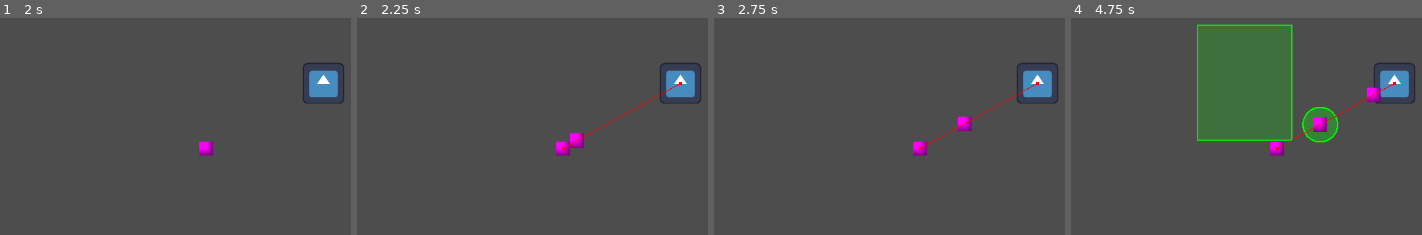
Above: before the commit, frames 1-4 (left to right).
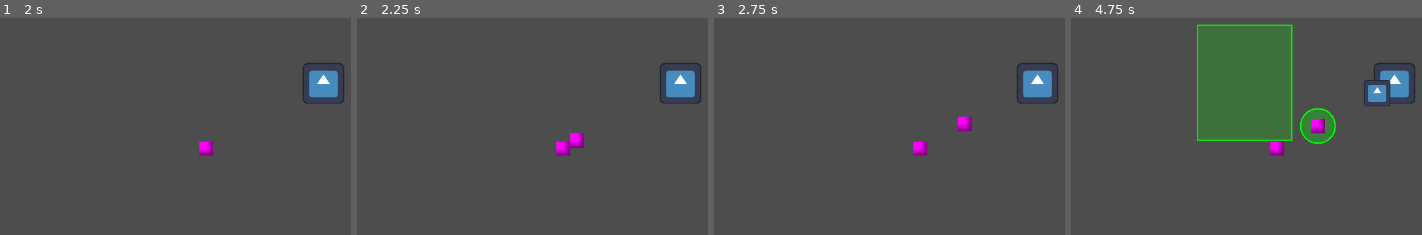
Above: after the commit, the same moments.

Repository: maurice-borys/BathGameJam2025
Game: Godot game, scene res://Will/test_scene.tscn
Same seed, same stepped clock (60 frames per second), same inputs: the game is played once before the commit and once after it. The engine's default icon, where the game draws it, is replaced by a stand-in: a white triangle on a blue panel in a dark square.
Inputs (mouse positions are in pixels of both pictures, inside the frame that each line leads up to):
- Up to frame 1 (2 s): tap Enter at 0.5 s; move the mouse to (outside the picture) at 0.52 s; hold D 0.53-1.25 s; click (outside the picture) at 0.6 s; tap Space at 1.25 s; drag from (87, 159) to (207, 226) at 1.27 s
- Up to frame 2 (2.25 s): move the mouse to (564, 148) at 2.02 s; hold D from 2.03 s (still down); click (564, 148) at 2.1 s
- Up to frame 3 (2.75 s): keep holding D
- Up to frame 4 (4.75 s): release D at 2.75 s; drag from (1278, 226) to (1078, 70) at 2.77 s; move the mouse to (outside the picture) at 3.52 s; hold A 3.53-4.25 s; click (outside the picture) at 3.6 s; drag from (1292, 139) to (1197, 24) at 4.27 s

Frame 1 is identical in both runs. In frame 2, 0.2% of the frame differs, in the area x 58-93%, y 29-61%; in frame 3, 0.2%; in frame 4, 1.5%, in the area x 58-93%, y 28-61%.

Commit message:
swarming

Diff:
--- a/jamjourney/Will/grunt.gd
+++ b/jamjourney/Will/grunt.gd
@@ -5,6 +5,9 @@
 
 @onready var nav_agent: NavigationAgent2D = $NavAgent
 @onready var nav_timer: Timer = $NavTimer
+@onready var sprite: Sprite2D = $Sprite
+@export var godottexture: Texture2D
+
 var target: Node2D
 
 var is_selected = false
@@ -16,10 +19,21 @@
 	nav_agent.target_position = target.global_position
 
 func _physics_process(delta: float) -> void:
+	if nav_agent.is_target_reached():
+		velocity = Vector2.ZERO
+		### turn off reacting to avoidance when attacking
+		nav_agent.set_avoidance_mask_value(0b10, false)
+		sprite.texture = godottexture
+		sprite.scale = Vector2(0.3,0.3)
+		return
+
+	nav_agent.set_avoidance_mask_value(0b10, true)
+	sprite.texture = PlaceholderTexture2D.new()
+
+
 	if nav_agent.is_navigation_finished():
 		return
 
-	# Get the next path position
 	var next_path_position = nav_agent.get_next_path_position()
 	var direction = global_position.direction_to(next_path_position)
 
--- a/jamjourney/Will/grunt.tscn
+++ b/jamjourney/Will/grunt.tscn
@@ -1,6 +1,7 @@
-[gd_scene load_steps=5 format=3 uid="uid://ymppe0fju62a"]
+[gd_scene load_steps=6 format=3 uid="uid://ymppe0fju62a"]
 
 [ext_resource type="Script" uid="uid://ctvvqfohxcmda" path="res://Will/grunt.gd" id="1_dsrx1"]
+[ext_resource type="Texture2D" uid="uid://bvxbe0wqihhwo" path="res://icon.svg" id="2_gtcv5"]
 
 [sub_resource type="CircleShape2D" id="CircleShape2D_oejt3"]
 
@@ -12,11 +13,17 @@
 collision_layer = 2
 collision_mask = 7
 script = ExtResource("1_dsrx1")
+godottexture = ExtResource("2_gtcv5")
+
+[node name="NavObstacle" type="NavigationObstacle2D" parent="."]
+radius = 15.0
+avoidance_enabled = false
+avoidance_layers = 2
 
 [node name="CollisionShape2D" type="CollisionShape2D" parent="."]
 shape = SubResource("CircleShape2D_oejt3")
 
-[node name="Sprite2D" type="Sprite2D" parent="."]
+[node name="Sprite" type="Sprite2D" parent="."]
 scale = Vector2(20, 21)
 texture = SubResource("PlaceholderTexture2D_cr0by")
 
@@ -27,12 +34,12 @@
 
 [node name="NavAgent" type="NavigationAgent2D" parent="."]
 path_desired_distance = 10.0
-target_desired_distance = 40.0
+target_desired_distance = 30.0
 navigation_layers = 2
 avoidance_enabled = true
+radius = 15.0
 avoidance_layers = 2
 avoidance_mask = 6
-debug_enabled = true
 debug_path_custom_line_width = 1.0
 
 [node name="NavTimer" type="Timer" parent="."]
@@ -41,4 +48,5 @@
 
 [connection signal="input_event" from="ClickArea" to="." method="_on_click_area_input_event"]
 [connection signal="velocity_computed" from="NavAgent" to="." method="_on_nav_agent_velocity_computed"]
+[connection signal="timeout" from="NavTimer" to="." method="_on_nav_tracker_timer_timeout"]
 [connection signal="timeout" from="NavTimer" to="." method="_on_nav_timer_timeout"]
